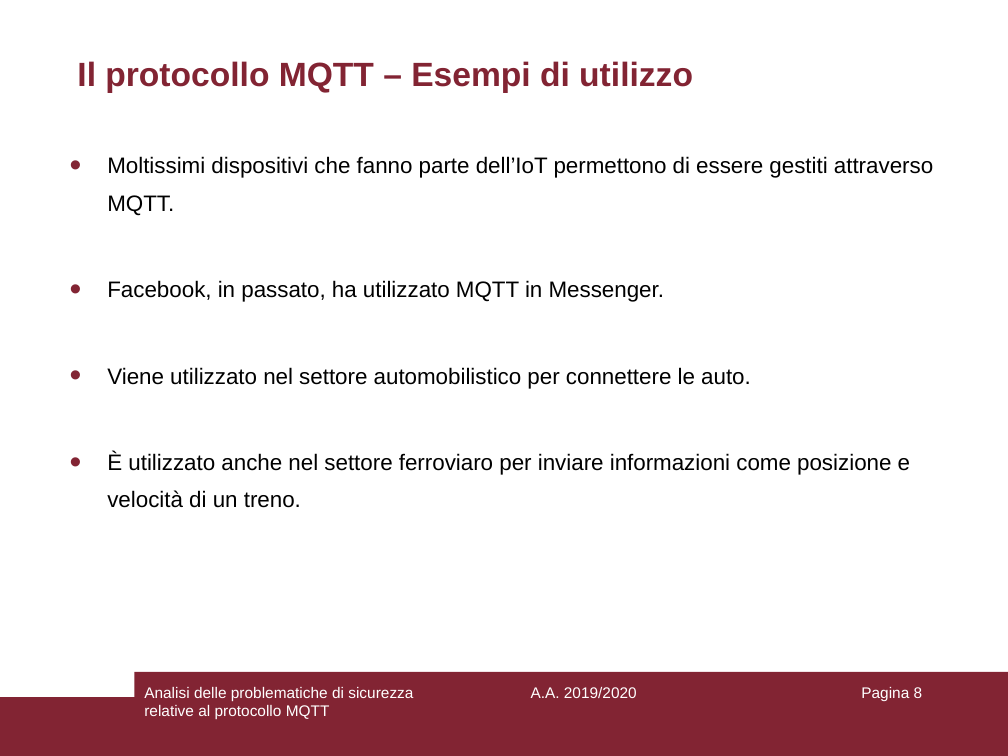
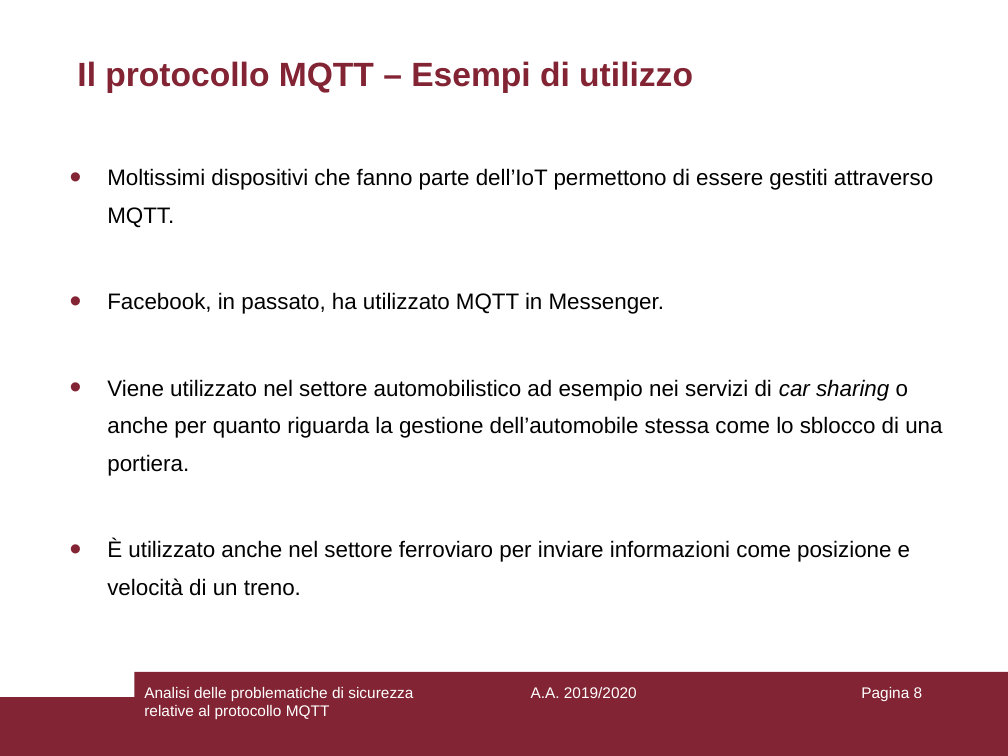
Before and after one commit to aedoardo/bachelor-degree-thesis, a slide deck: slide 8 of slides/Presentazione.ppt. Drawn at 1008x756 pixels with LibreOffice and Linux fonts; fonts in the diff are those of the drawing. Boxes give left, top, right and bottom in pixels: in the first picture for what was removed or moved away, otherwise in the second. Text is boxed around its words. In the diff, an @@ line names an element or a change of style, - is before the commit and + after.

Commit message:
Update slides

```diff
--- a/slides/Presentazione.ppt
+++ b/slides/Presentazione.ppt
@@ text at (x1=107, y1=379, x2=942, y2=476): text changed @@
-• Viene utilizzato nel settore automobilistico per connettere le auto.
+• Viene utilizzato nel settore automobilistico ad esempio nei servizi di car sharing o anche per quanto riguarda la gestione dell’automobile stessa come lo sblocco di una portiera.
```
Also in this commit, not shown: 1 other file.
